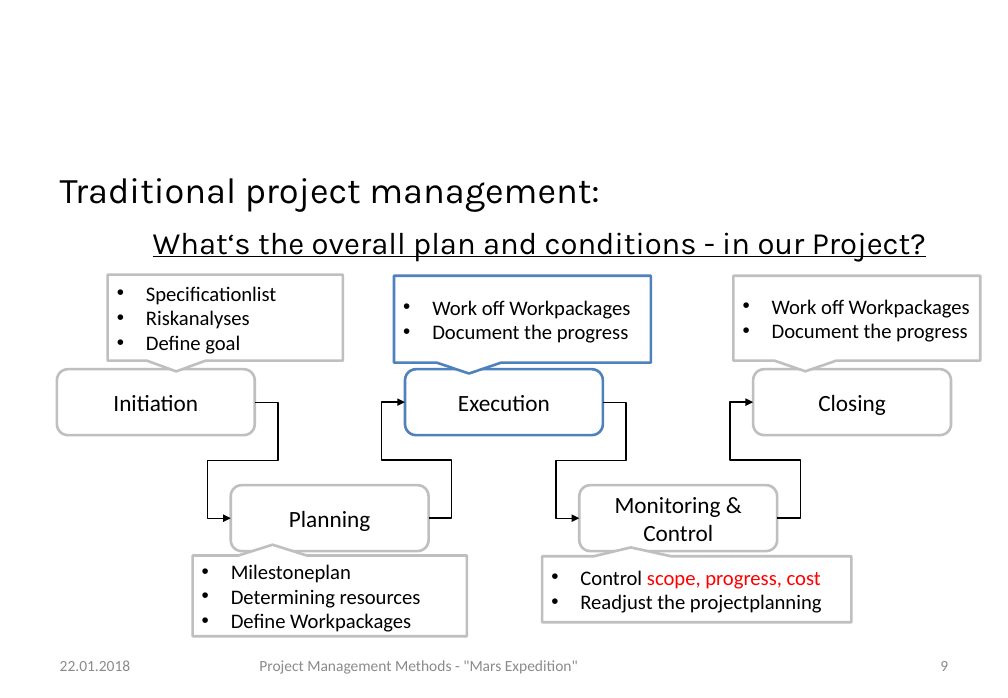
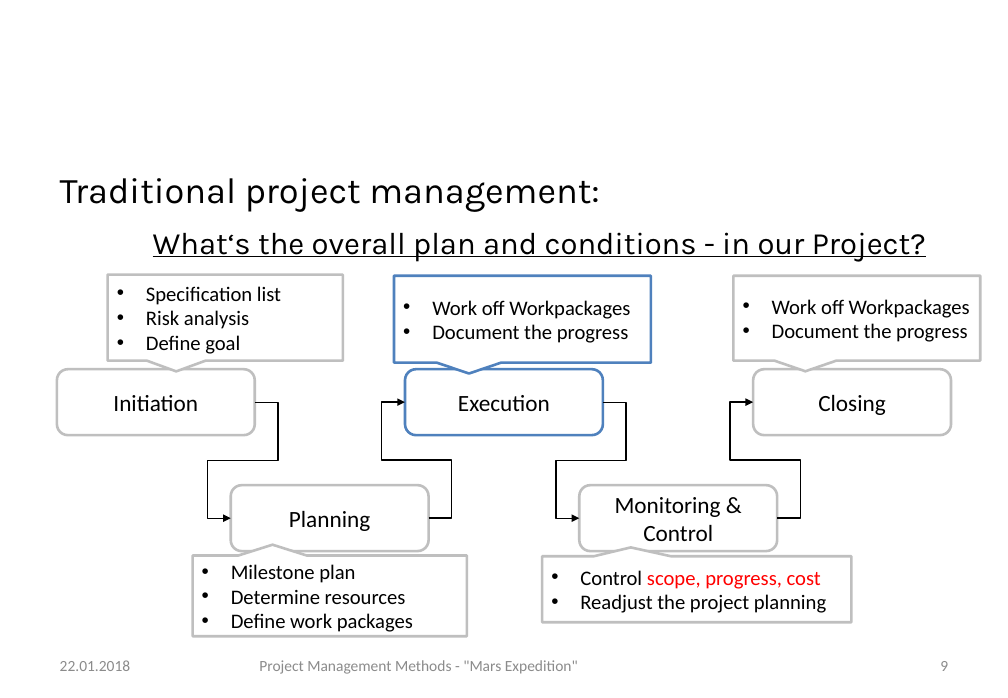
Before and after one commit to gchrizZz/RTW, a slide deck: slide 9 of 01_Projektmanagement/Assignment 5 - Project Managements Methods.pptx. Drawn at 1008x698 pixels with LibreOffice and Linux fonts; fonts in the diff are those of the drawing; background and template pictures are left out. Boxes give left, top, right and bottom in pixels: in the first picture for what was removed or moved away, otherwise in the second. Text is boxed around its words. In the diff, an @@ line names an element or a change of style, - is before the commit and + after.

```diff
--- a/01_Projektmanagement/Assignment 5 - Project Managements Methods.pptx
+++ b/01_Projektmanagement/Assignment 5 - Project Managements Methods.pptx
@@ text in speech box at bbox=[146, 286, 281, 329]: text changed @@
-• Specificationlist
-• Riskanalyses
+• Specification list
+• Risk analysis
@@ text in speech box at bbox=[231, 564, 413, 632]: text changed @@
-• Milestoneplan
-• Determining resources
-• Define Workpackages
+• Milestone plan
+• Determine resources
+• Define work packages
@@ text in speech box at bbox=[580, 594, 826, 613]: spaces changed @@
-• Readjust the projectplanning
+• Readjust the project planning
```
Also in this commit, not shown: 6 other slides changed, 1 other file.
